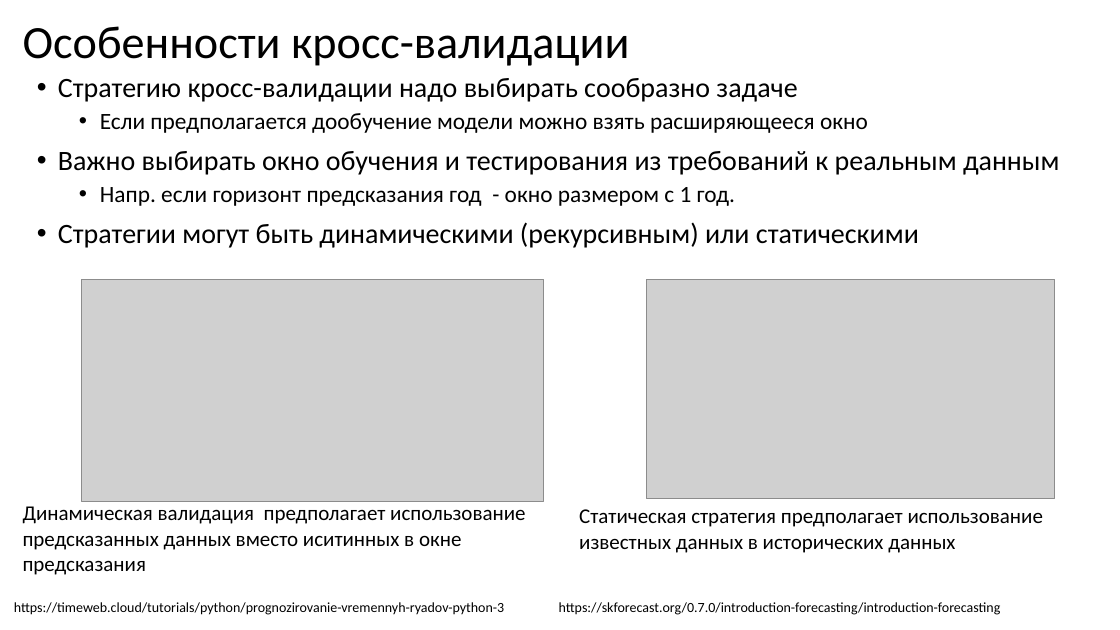
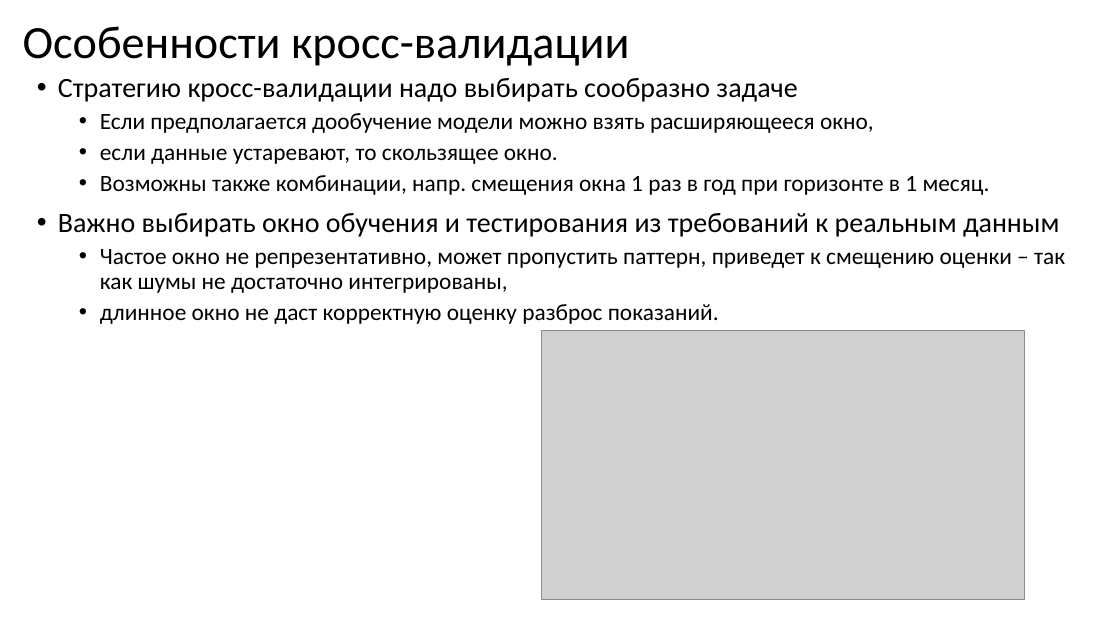
Before and after one commit to MVRonkin/TimeSeriesCourse, a slide deck: slide 8 of 2025/04-2 Оценка качества предсказаний ВР.pptx (slide 6 before the commit). Drawn at 1120x630 pixels with LibreOffice and Linux fonts; fonts in the diff are those of the drawing; grey boxes stand for pictures. Boxes give left, top, right and bottom in pixels: in the first picture for what was removed or moved away, otherwise in the second. Text is boxed around its words. In the diff, an @@ line names an element or a change of style, - is before the commit and + after.

```diff
--- a/2025/04-2 Оценка качества предсказаний ВР.pptx
+++ b/2025/04-2 Оценка качества предсказаний ВР.pptx
@@ text at (x1=100, y1=113, x2=990, y2=195): text changed @@
-  • Если предполагается дообучение модели можно взять расширяющееся окно
+  • Если предполагается дообучение модели можно взять расширяющееся окно,
+  • если данные устаревают, то скользящее окно.
+  • Возможны также комбинации, напр. смещения окна 1 раз в год при горизонте в 1 месяц.
@@ text at (x1=100, y1=249, x2=1065, y2=324): text changed; size 24 to 20 pt @@
-  • Напр. если горизонт предсказания год - окно размером с 1 год.
-• Стратегии могут быть динамическими (рекурсивным) или статическими
+  • Частое окно не репрезентативно, может пропустить паттерн, приведет к смещению оценки – так как шумы не достаточно интегрированы,
+  • длинное окно не даст корректную оценку разброс показаний.
@@ picture removed at (x1=82, y1=279, x2=544, y2=502) @@
@@ picture removed at (x1=647, y1=279, x2=1055, y2=499) @@
@@ picture added at (x1=541, y1=330, x2=1024, y2=599) @@
@@ text removed at (x1=23, y1=506, x2=525, y2=575) @@
-Динамическая валидация предполагает использование предсказанных данных вместо иситинных в окне предсказания
@@ text removed at (x1=579, y1=509, x2=1043, y2=553) @@
-Статическая стратегия предполагает использование известных данных в исторических данных
@@ text removed at (x1=14, y1=602, x2=504, y2=615) @@
-https://timeweb.cloud/tutorials/python/prognozirovanie-vremennyh-ryadov-python-3
@@ text removed at (x1=559, y1=602, x2=1001, y2=615) @@
-https://skforecast.org/0.7.0/introduction-forecasting/introduction-forecasting
```
Also in this commit, not shown: 4 other slides changed, 4 slides added.
